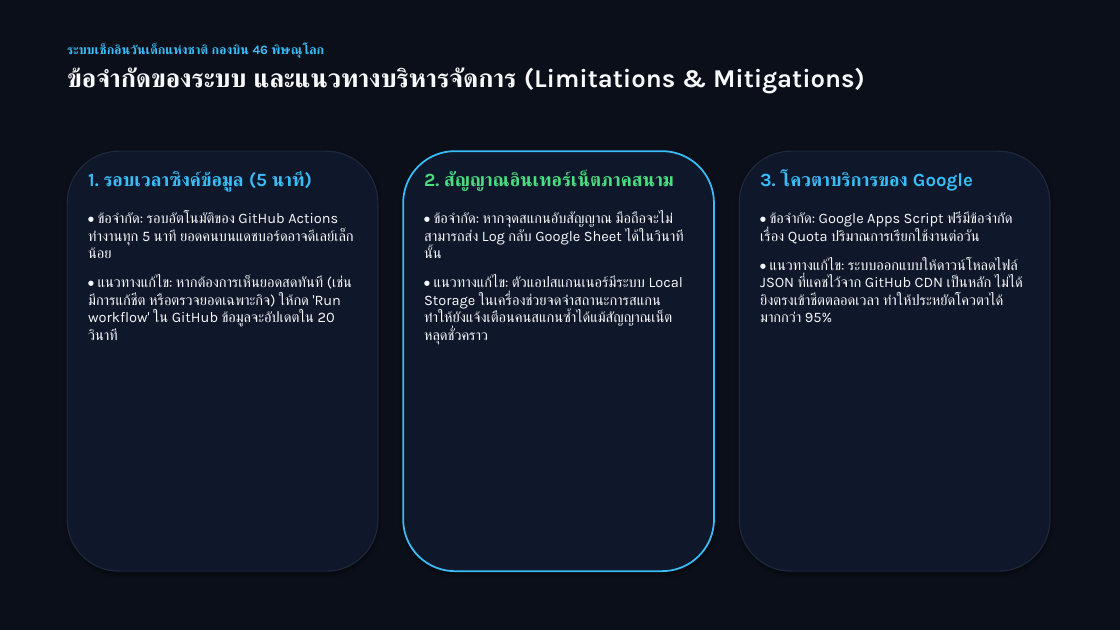
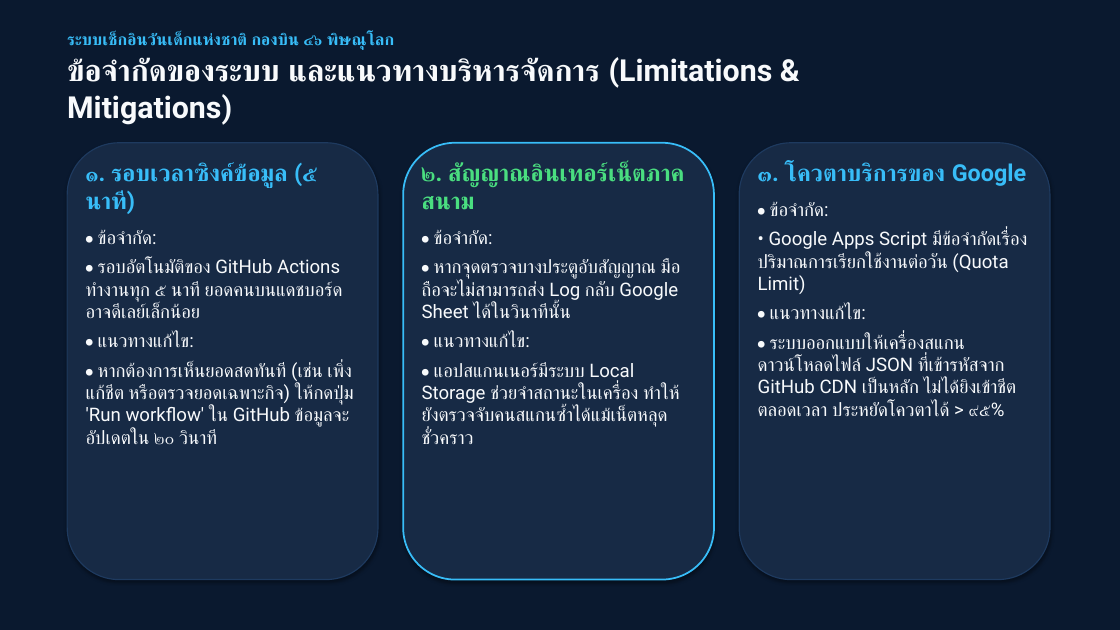
Before and after one commit to charkhrit/CDs-checkin-system, a slide deck: slide 7 of DOCs/CDs_Checkin_System_Presentation.pptx. Drawn at 1120x630 pixels with LibreOffice and Linux fonts; fonts in the diff are those of the drawing. Boxes give left, top, right and bottom in pixels: in the first picture for what was removed or moved away, otherwise in the second. Text is boxed around its words. In the diff, an @@ line names an element or a change of style, - is before the commit and + after.

Commit message:
Update docs and presentation to official TH SarabunPSK with high-res graphics and official formatting

```diff
--- a/DOCs/CDs_Checkin_System_Presentation.pptx
+++ b/DOCs/CDs_Checkin_System_Presentation.pptx
@@ background #0B0F19 to #0A192F @@
@@ text "ระบบเช็กอินวันเด็กแห่งชาติ กองบิน ๔๖ พิษณุโลก": place and size @@
-text "ระบบเช็กอินวันเด็กแห่งชาติ กองบิน ๔๖ พิษณุโลก" at (67,44,865,93)
+text "ระบบเช็กอินวันเด็กแห่งชาติ กองบิน ๔๖ พิษณุโลก" at (67,33,773,125)
@@ text at (67,33,395,50): text changed; size 11 to 14 pt; font Karla to Roboto @@
-ระบบเช็กอินวันเด็กแห่งชาติ กองบิน 46 พิษณุโลก
+ระบบเช็กอินวันเด็กแห่งชาติ กองบิน ๔๖ พิษณุโลก
@@ text at (67,57,773,125): size 22 to 26 pt, font Karla to Roboto in "ข้อจำกัดของระบบ และแนวทางบริหารจัดการ (Limitations & Mitigat ..."; less space between paragraphs @@
@@ rounded rectangle: place and size @@
-rounded rectangle at (67,151,378,571)
+rounded rectangle at (67,143,378,580)
@@ rounded rectangle at (67,143,378,580): fill #0F172A to #172A45; outline #1E293B 1 pt to #1E3A5F 1 pt @@
@@ rounded rectangle: place and size @@
-rounded rectangle at (403,151,714,571)
+rounded rectangle at (403,143,714,580)
@@ rounded rectangle at (403,143,714,580): fill #0F172A to #172A45 @@
@@ rounded rectangle at (739,143,1050,580): fill #0F172A to #172A45; outline #1E293B 1 pt to #1E3A5F 1 pt @@
@@ rounded rectangle: place and size @@
-rounded rectangle at (739,151,1050,571)
+rounded rectangle at (739,143,1050,580)
@@ text at (86,162,354,445): text changed; size 12.5 to 16 pt; font Karla to Roboto @@
-1. รอบเวลาซิงค์ข้อมูล (5 นาที)
-• ข้อจำกัด: รอบอัตโนมัติของ GitHub Actions ทำงานทุก 5 นาที ยอดคนบนแดชบอร์ดอาจดีเลย์เล็กน้อย
-• แนวทางแก้ไข: หากต้องการเห็นยอดสดทันที (เช่น มีการแก้ชีต หรือตรวจยอดเฉพาะกิจ) ให้กด 'Run workflow' ใน GitHub ข้อมูลจะอัปเดตใน 20 วินาที
+๑. รอบเวลาซิงค์ข้อมูล (๕ นาที)
+• ข้อจำกัด:
+• รอบอัตโนมัติของ GitHub Actions ทำงานทุก ๕ นาที ยอดคนบนแดชบอร์ดอาจดีเลย์เล็กน้อย
+• แนวทางแก้ไข:
+• หากต้องการเห็นยอดสดทันที (เช่น เพิ่งแก้ชีต หรือตรวจยอดเฉพาะกิจ) ให้กดปุ่ม 'Run workflow' ใน GitHub ข้อมูลจะอัปเดตใน ๒๐ วินาที
@@ text at (422,162,681,444): text changed; size 12.5 to 16 pt; font Karla to Roboto @@
-2. สัญญาณอินเทอร์เน็ตภาคสนาม
-• ข้อจำกัด: หากจุดสแกนอับสัญญาณ มือถือจะไม่สามารถส่ง Log กลับ Google Sheet ได้ในวินาทีนั้น
-• แนวทางแก้ไข: ตัวแอปสแกนเนอร์มีระบบ Local Storage ในเครื่องช่วยจดจำสถานะการสแกน ทำให้ยังแจ้งเตือนคนสแกนซ้ำได้แม้สัญญาณเน็ตหลุดชั่วคราว
+๒. สัญญาณอินเทอร์เน็ตภาคสนาม
+• ข้อจำกัด:
+• หากจุดตรวจบางประตูอับสัญญาณ มือถือจะไม่สามารถส่ง Log กลับ Google Sheet ได้ในวินาทีนั้น
+• แนวทางแก้ไข:
+• แอปสแกนเนอร์มีระบบ Local Storage ช่วยจำสถานะในเครื่อง ทำให้ยังตรวจจับคนสแกนซ้ำได้แม้เน็ตหลุดชั่วคราว
@@ text at (758,162,1027,416): text changed; size 12.5 to 16 pt; font Karla to Roboto @@
-3. โควตาบริการของ Google
-• ข้อจำกัด: Google Apps Script ฟรีมีข้อจำกัดเรื่อง Quota ปริมาณการเรียกใช้งานต่อวัน
-• แนวทางแก้ไข: ระบบออกแบบให้ดาวน์โหลดไฟล์ JSON ที่แคชไว้จาก GitHub CDN เป็นหลัก ไม่ได้ยิงตรงเข้าชีตตลอดเวลา ทำให้ประหยัดโควตาได้มากกว่า 95%
+๓. โควตาบริการของ Google
+• ข้อจำกัด:
+• Google Apps Script มีข้อจำกัดเรื่องปริมาณการเรียกใช้งานต่อวัน (Quota Limit)
+• แนวทางแก้ไข:
+• ระบบออกแบบให้เครื่องสแกนดาวน์โหลดไฟล์ JSON ที่เข้ารหัสจาก GitHub CDN เป็นหลัก ไม่ได้ยิงเข้าชีตตลอดเวลา ประหยัดโควตาได้ > ๙๕%
```
Also in this commit, not shown: 9 other slides changed, 4 other files.
